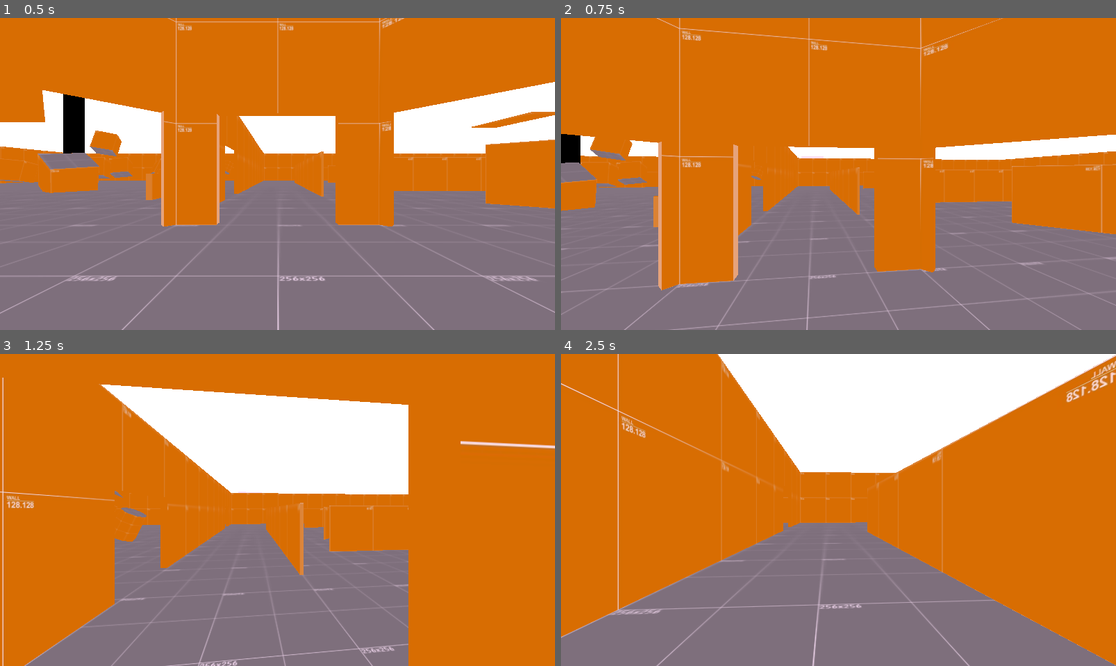
Above: before the commit, frames 1-4 (two rows, left to right).
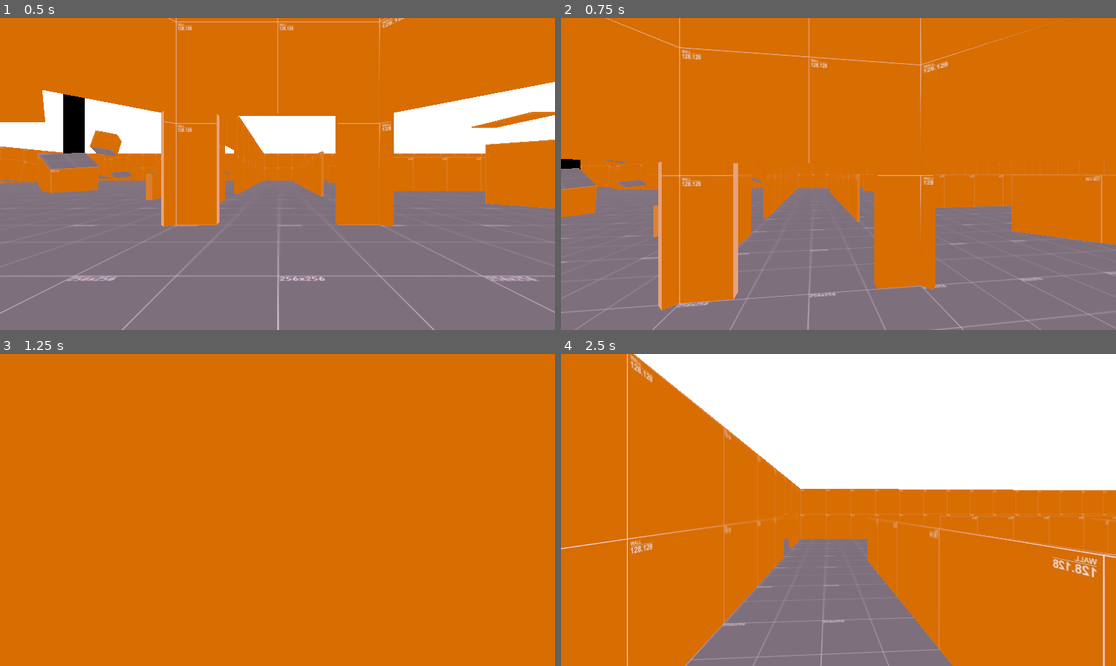
Above: after the commit, the same moments.

Repository: Liloslash/CocoonstrikeV2
Game: Godot game, scene res://world.tscn
Two runs of this game, one before a commit and one after it. Both use one fixed random seed, a clock stepped at 60 frames per second and the inputs below.
Inputs (mouse positions are in pixels of both pictures, inside the frame that each line leads up to):
- Up to frame 1 (0.5 s): no input
- Up to frame 2 (0.75 s): tap Enter at 0.5 s; move the mouse to (866, 174) at 0.52 s; hold W (up) from 0.53 s (still down); hold Space (jump) from 0.53 s (still down)
- Up to frame 3 (1.25 s): keep holding W (up); keep holding Space (jump)
- Up to frame 4 (2.5 s): keep holding W (up); move the mouse to (810, 510) at 1.27 s; release Space (jump) at 1.28 s; tap Space (jump) at 1.35, 1.52, 1.82 s; move the mouse to (849, 503) at 2.02 s; hold Space (jump) from 2.03 s (still down)

Frame 1 is identical in both runs. In frame 2, 9.4% of the frame differs, in the area x 0-100%, y 0-100%; in frame 3, 37%, in the area x 0-100%, y 7-100%; in frame 4, 33%.

Commit message:
Refactor player movement script to improve jump mechanics and streamline input handling

Diff:
--- a/Player/player.gd
+++ b/Player/player.gd
@@ -1,37 +1,56 @@
 extends CharacterBody3D
 
+# --- Paramètres exportés ---
 @export_group("Mouvement")
-@export var max_speed: float = 9.5
-@export var jump_velocity: float = 4.5
-@export var acceleration_duration: float = 0.5  # 0.5 seconde pour atteindre max_speed
+@export var max_speed: float = 9.5  # Vitesse maximale de déplacement
+@export var jump_velocity: float = 6.0  # Vitesse initiale du saut (augmentée pour une phase descendante plus longue)
+@export var acceleration_duration: float = 0.5  # Temps pour atteindre la vitesse maximale
+@export var slam_velocity: float = -25.0  # Vitesse verticale pour l'écrasement (négative)
 
+# --- Variables internes ---
 var current_speed: float = 0.0  # Vitesse actuelle (0 à max_speed)
-var is_accelerating: bool = false
-var acceleration_timer: float = 0.0
+var is_accelerating: bool = false  # Indique si le personnage accélère
+var acceleration_timer: float = 0.0  # Temps écoulé depuis le début de l'accélération
+var can_slam: bool = true  # Active la capacité d'écrasement (à désactiver en début de jeu)
+var is_slamming: bool = false  # Indique si le personnage est en train d'effectuer un écrasement
 
+# --- Gestion des inputs ---
 func _input(event: InputEvent) -> void:
+	# Libérer le curseur avec la touche ESC
 	if event.is_action_pressed("esc"):
 		Input.mouse_mode = Input.MOUSE_MODE_VISIBLE
+	# Rotation horizontale avec la souris
 	if event is InputEventMouseMotion:
 		rotate_y(-event.relative.x * 0.002)
-	# Détection du saut
+	# Saut initial
 	if event.is_action_pressed("jump") and is_on_floor():
 		velocity.y = jump_velocity
+	# Déclencher l'écrasement en phase descendante
+	if event.is_action_pressed("jump") and !is_on_floor() and velocity.y < 0 and can_slam and !is_slamming:
+		is_slamming = true
+		velocity.y = slam_velocity
 
+# --- Initialisation ---
 func _ready() -> void:
+	# Capturer le curseur pour le jeu
 	Input.mouse_mode = Input.MOUSE_MODE_CAPTURED
 
+# --- Mise à jour de la physique ---
 func _physics_process(delta: float) -> void:
-	# Appliquer la gravité
+	# Appliquer la gravité si le personnage n'est pas au sol
 	if not is_on_floor():
 		velocity.y += get_gravity().y * delta
 
-	# Récupérer l'input de direction
+	# Réinitialiser l'état d'écrasement à l'atterrissage
+	if is_on_floor() and is_slamming:
+		is_slamming = false
+
+	# Gestion du déplacement horizontal
 	var input_dir = Input.get_vector("left", "right", "up", "down")
 	var direction = (transform.basis * Vector3(input_dir.x, 0, input_dir.y)).normalized()
 
 	if direction != Vector3.ZERO:
-		# Démarrer l'accélération si ce n'est pas déjà fait
+		# Démarrer l'accélération
 		if not is_accelerating:
 			is_accelerating = true
 			acceleration_timer = 0.0
@@ -39,7 +58,6 @@
 		acceleration_timer += delta
 		var speed_ratio = min(acceleration_timer / acceleration_duration, 1.0)
 		current_speed = max_speed * speed_ratio
-		# Appliquer la vitesse actuelle
 		velocity.x = direction.x * current_speed
 		velocity.z = direction.z * current_speed
 	else:
@@ -49,4 +67,5 @@
 		velocity.x = 0.0
 		velocity.z = 0.0
 
+	# Appliquer le déplacement et les collisions
 	move_and_slide()
